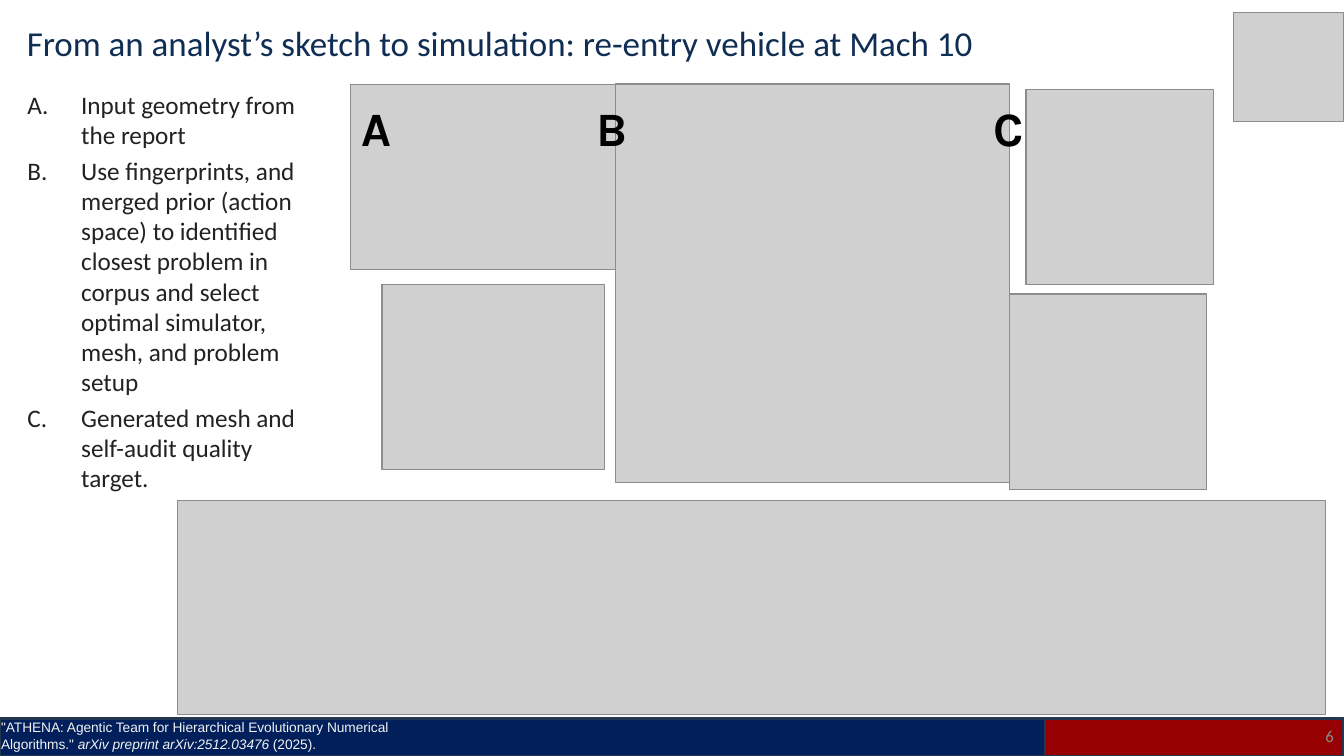
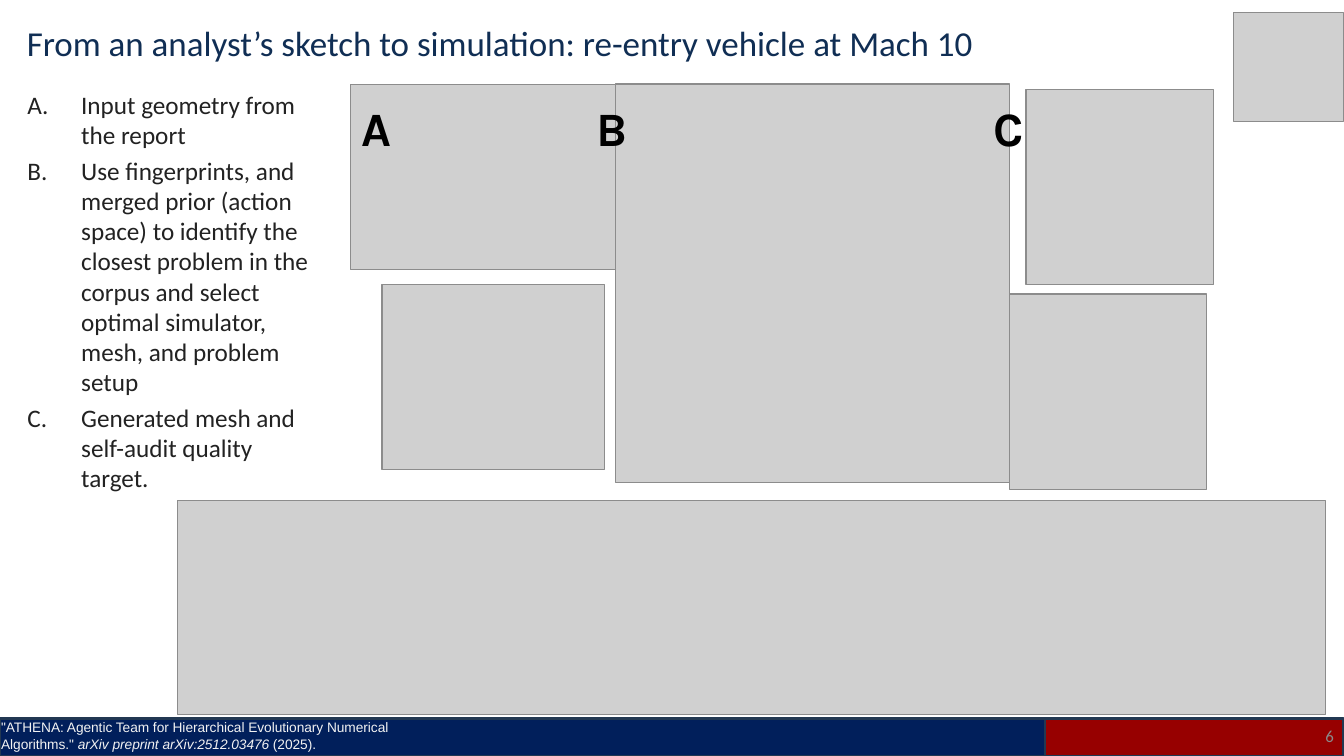
Before and after one commit to natrask/AESCAPE, a slide deck: slide 6 of slides/agentic_ai_intro.pptx. Drawn at 1344x756 pixels with LibreOffice and Linux fonts; fonts in the diff are those of the drawing; grey boxes stand for pictures. Boxes give left, top, right and bottom in pixels: in the first picture for what was removed or moved away, otherwise in the second. Text is boxed around its words. In the diff, an @@ line names an element or a change of style, - is before the commit and + after.

```diff
--- a/slides/agentic_ai_intro.pptx
+++ b/slides/agentic_ai_intro.pptx
@@ text at (81,162,308,395): text changed @@
-B. Use fingerprints, and merged prior (action space) to identified closest problem in corpus and select optimal simulator, mesh, and problem setup
+B. Use fingerprints, and merged prior (action space) to identify the closest problem in the corpus and select optimal simulator, mesh, and problem setup
```
Also in this commit, not shown: 9 other slides changed, 1 other file.
